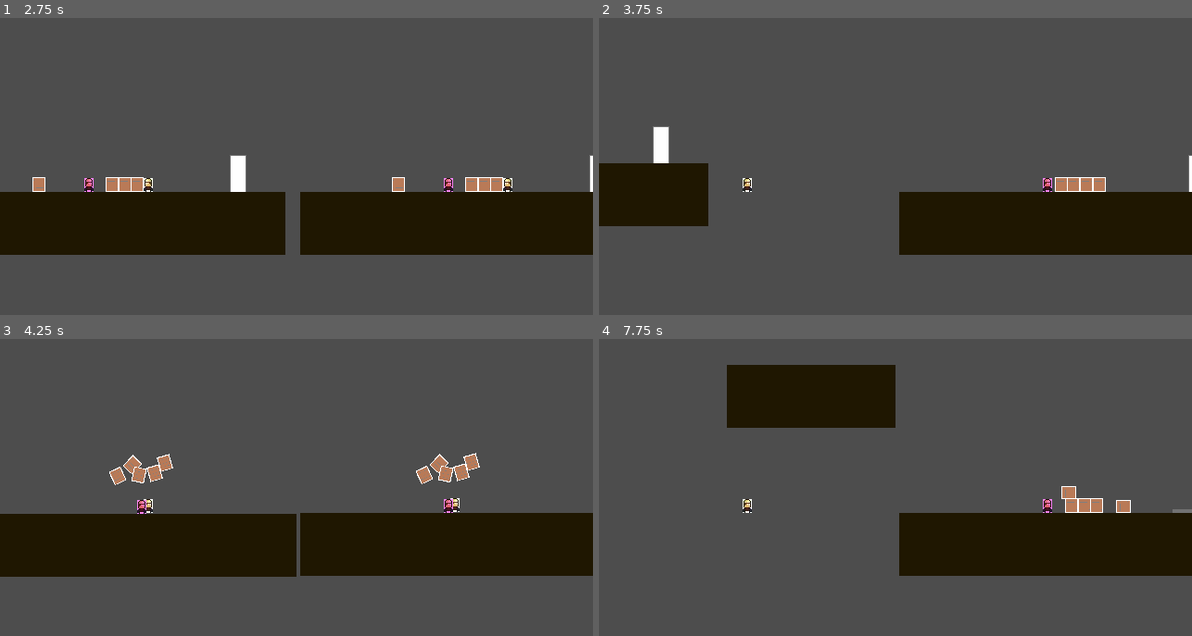
Above: before the commit, frames 1-4 (two rows, left to right).
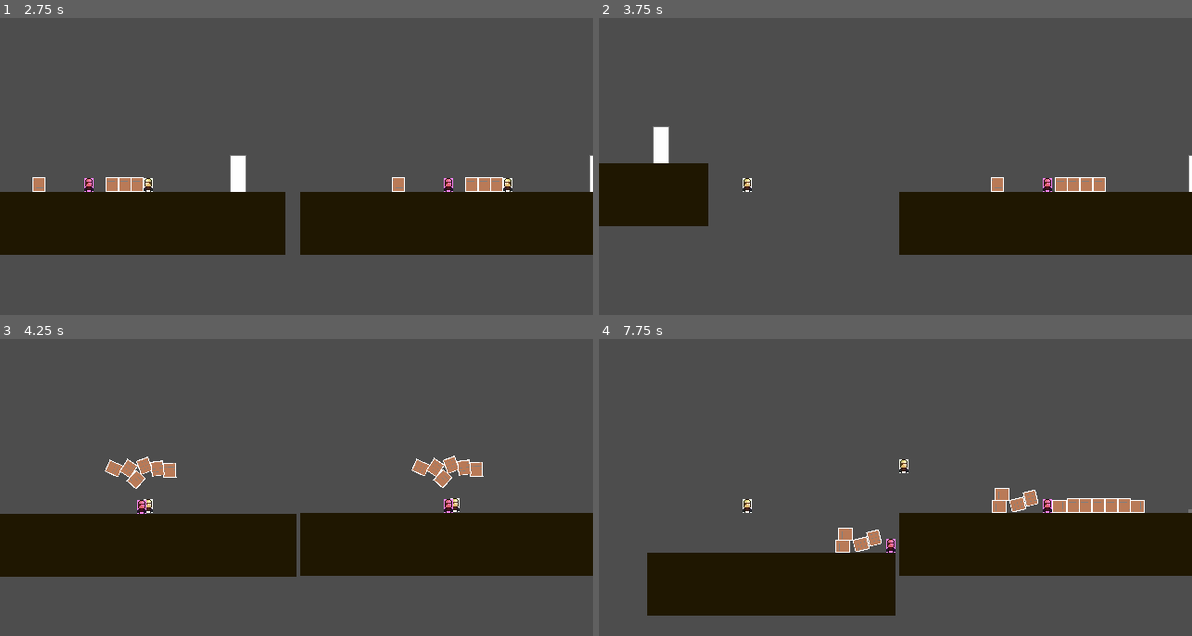
Above: after the commit, the same moments.

Repository: Darr3n2GG/Puzzle-Knights-2P-
Game: Godot game, scene res://Scenes/splitscreen.tscn
The game is run twice, just before and just after one commit, with the same random seed, the same clock (stepped at 60 frames per second) and the same inputs.
Inputs:
- Up to frame 1 (2.75 s): hold D (1Right) 0.53-2.03 s; tap S (1Attack) at 0.6, 1.55, 2.1 s; tap W (1Up) at 0.77, 1.52 s; tap Down (2Place) at 0.8, 1.35, 2.3 s; hold A (1Left) from 2.03 s (still down)
- Up to frame 2 (3.75 s): tap Enter at 2.75 s; release A (1Left) at 2.78 s; hold D (1Right) from 2.78 s (still down); tap Down (2Place) at 2.85 s; tap W (1Up) at 3.02 s; tap S (1Attack) at 3.05, 3.6 s
- Up to frame 3 (4.25 s): keep holding D (1Right); tap W (1Up) at 3.77 s; tap Down (2Place) at 3.8 s; tap P (reset) at 4.15 s
- Up to frame 4 (7.75 s): release D (1Right) at 4.28 s; hold A (1Left) 4.28-5.03 s; tap Down (2Place) at 4.35, 5.3, 5.85, 6.8, 7.35 s; tap W (1Up) at 4.52, 6.02, 6.77, 7.52 s; tap S (1Attack) at 4.55, 5.1, 6.05, 6.6, 7.55 s; hold D (1Right) 5.03-5.78 s; hold A (1Left) 5.78-7.28 s; hold D (1Right) from 7.28 s (still down)

Frame 1 is identical in both runs. In frame 2, 0.1% of the frame differs, in the area x 66-69%, y 53-59%; in frame 3, 1.3%; in frame 4, 16%, in the area x 8-100%, y 8-94%.

Commit message:
fixed place block issue where instanced dummies check for areas incorrectly
-fixed bug where instanced dummies check areas incorrectly
- fixed bug where hurtbox isn't facing the way the player is facing
- added a check to see if instanced dummies are freed in physics process
- tweaked code of player and dummy

Diff:
--- a/Characters/Players/Player 1/player_1.tscn
+++ b/Characters/Players/Player 1/player_1.tscn
@@ -8,7 +8,7 @@
 size = Vector2(10, 15)
 
 [sub_resource type="RectangleShape2D" id="RectangleShape2D_ah4og"]
-size = Vector2(17, 15)
+size = Vector2(24, 18)
 
 [node name="Player 1" type="CharacterBody2D"]
 collision_mask = 6
@@ -23,12 +23,11 @@
 [node name="CollisionBox" type="CollisionShape2D" parent="."]
 shape = SubResource("RectangleShape2D_0m543")
 
-[node name="Area2D" type="Area2D" parent="."]
+[node name="HurtboxArea" type="Area2D" parent="."]
 
-[node name="HurtBox" type="CollisionShape2D" parent="Area2D"]
-position = Vector2(13.5, 0)
+[node name="HurtBox" type="CollisionShape2D" parent="HurtboxArea"]
+position = Vector2(17, 0)
 shape = SubResource("RectangleShape2D_ah4og")
-disabled = true
 debug_color = Color(0.937255, 0.25098, 0, 0.419608)
 
 [node name="Timers" type="Node" parent="."]
--- a/Characters/Players/Player.gd
+++ b/Characters/Players/Player.gd
@@ -1,7 +1,6 @@
 extends CharacterBody2D
 
 @onready var anim : Node = $Sprite2D
-
 var coyotetimer : float = 0.0
 var has_jumped : bool = false
 var placed_block : bool = false
@@ -36,10 +35,14 @@
 		anim.flip_h = false
 		direction = 1
 		global_position.x += speed * delta
+		if controls.player_index == 0:
+			$HurtboxArea/HurtBox.position.x = 17
 	elif Input.is_action_pressed(controls.left): #or Input.is_joy_button_pressed(controls.player_index,JOY_BUTTON_DPAD_LEFT):
 		anim.flip_h = true
 		direction = -1
 		global_position.x -= speed * delta
+		if controls.player_index == 0:
+			$HurtboxArea/HurtBox.position.x = -17
 	else:
 		pass
 
@@ -48,7 +51,8 @@
 
 	move_and_slide()
 #	update_animation()
-	attack(1)
+	if controls.player_index == 0 and Input.is_action_just_pressed("1Attack"): #haha bug fixed
+		attack(1)
 	push_collision()
 
 
@@ -88,11 +92,9 @@
 
 
 func attack(attack_damage : int):
-	if controls.player_index == 0: #haha bug fixed
-		if Input.is_action_just_pressed("1Attack"):
-			global.damage = attack_damage #Easier to modify the damage
-			global.p1_attacking = true
-			$Timers/IsAttacking.start() #Will be changed to disable/enable the hurtbox according to animation
+	global.damage = attack_damage #Easier to modify the damage
+	global.p1_attacking = true
+	$Timers/IsAttacking.start() #Will be changed to disable/enable the hurtbox according to animation
 
 func _on_player_win(index):
 #	print("on the way")
--- a/Creature/Dummy.gd
+++ b/Creature/Dummy.gd
@@ -1,27 +1,20 @@
 extends RigidBody2D
 
-@onready var hurtbox = get_node("../Player 1/Area2D")
-var health = 5
-var p1_attackzone = false
-var can_damaged = true
+@onready var hurtbox = get_node("../Player 1/HurtboxArea")
+var health : float = 5.0
+var p1_attackzone : bool = false
+var can_damaged : bool = true
 
 
 func _physics_process(_delta):
-	if Input.is_action_just_pressed("reset"):
-		global_position = Vector2(0, -50)
-	damaged()
-
-
-
-func _on_hitbox_body_entered(body):
-	if body.get_child(2) == hurtbox:
-		p1_attackzone = true
-#		print("Get away from that barrel!")
-
-
-func _on_hitbox_body_exited(body):
-	if body == hurtbox:
-		p1_attackzone = false
+	if (weakref(self).get_ref()):
+		if Input.is_action_just_pressed("reset"):
+			global_position = Vector2(0, -50)
+		if hurtbox in $Area2D.get_overlapping_areas():
+			p1_attackzone = true
+		else:
+			p1_attackzone = false
+		damaged()
 
 func damaged():
 	if p1_attackzone and global.p1_attacking:
--- a/Creature/Dummy.tscn
+++ b/Creature/Dummy.tscn
@@ -7,7 +7,7 @@
 size = Vector2(14, 16)
 
 [sub_resource type="RectangleShape2D" id="RectangleShape2D_fe7n5"]
-size = Vector2(38.5, 30.5)
+size = Vector2(28, 16)
 
 [node name="Dummy" type="RigidBody2D"]
 collision_layer = 2
@@ -35,6 +35,4 @@
 wait_time = 0.5
 one_shot = true
 
-[connection signal="body_entered" from="Area2D" to="." method="_on_hitbox_body_entered"]
-[connection signal="body_exited" from="Area2D" to="." method="_on_hitbox_body_exited"]
 [connection signal="timeout" from="Damaged_CD" to="." method="_on_damaged_cd_timeout"]
